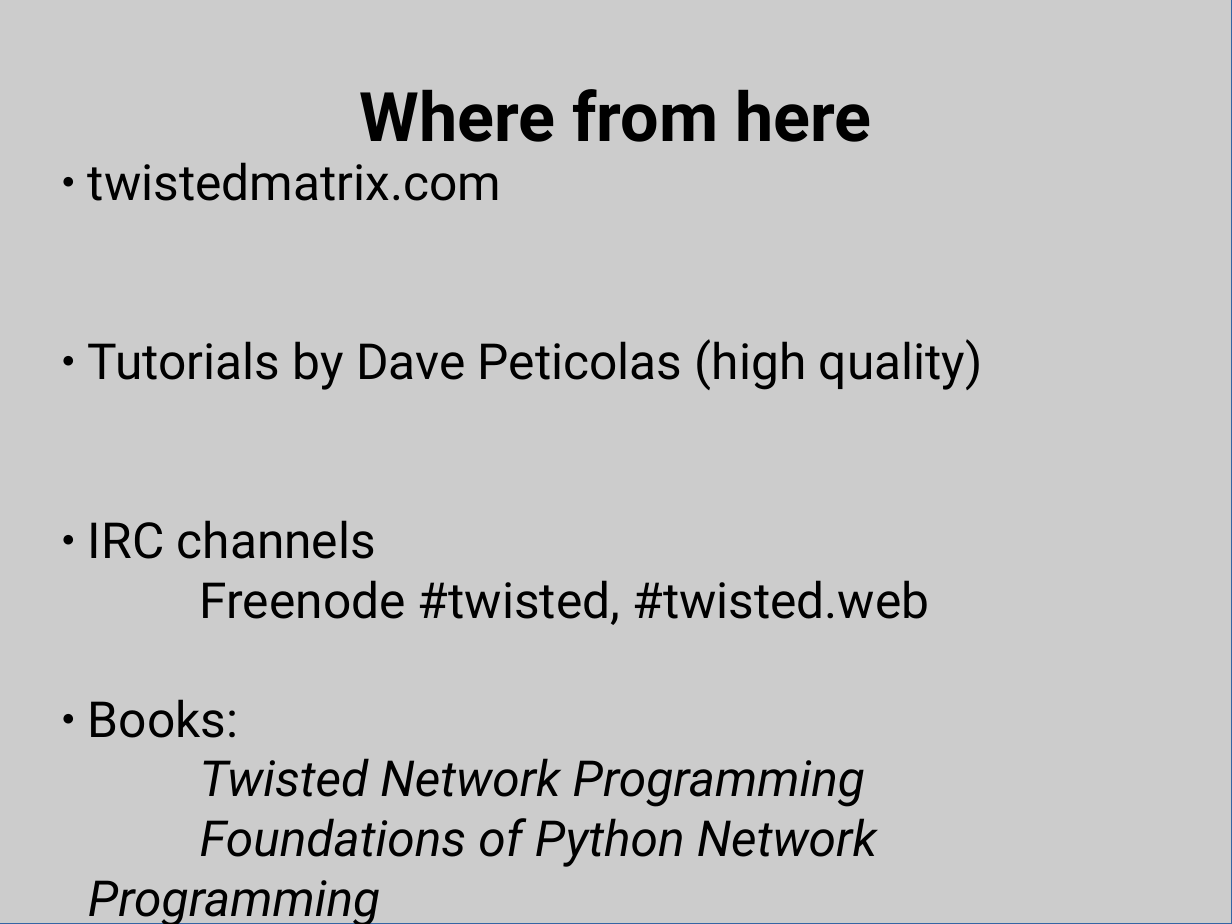
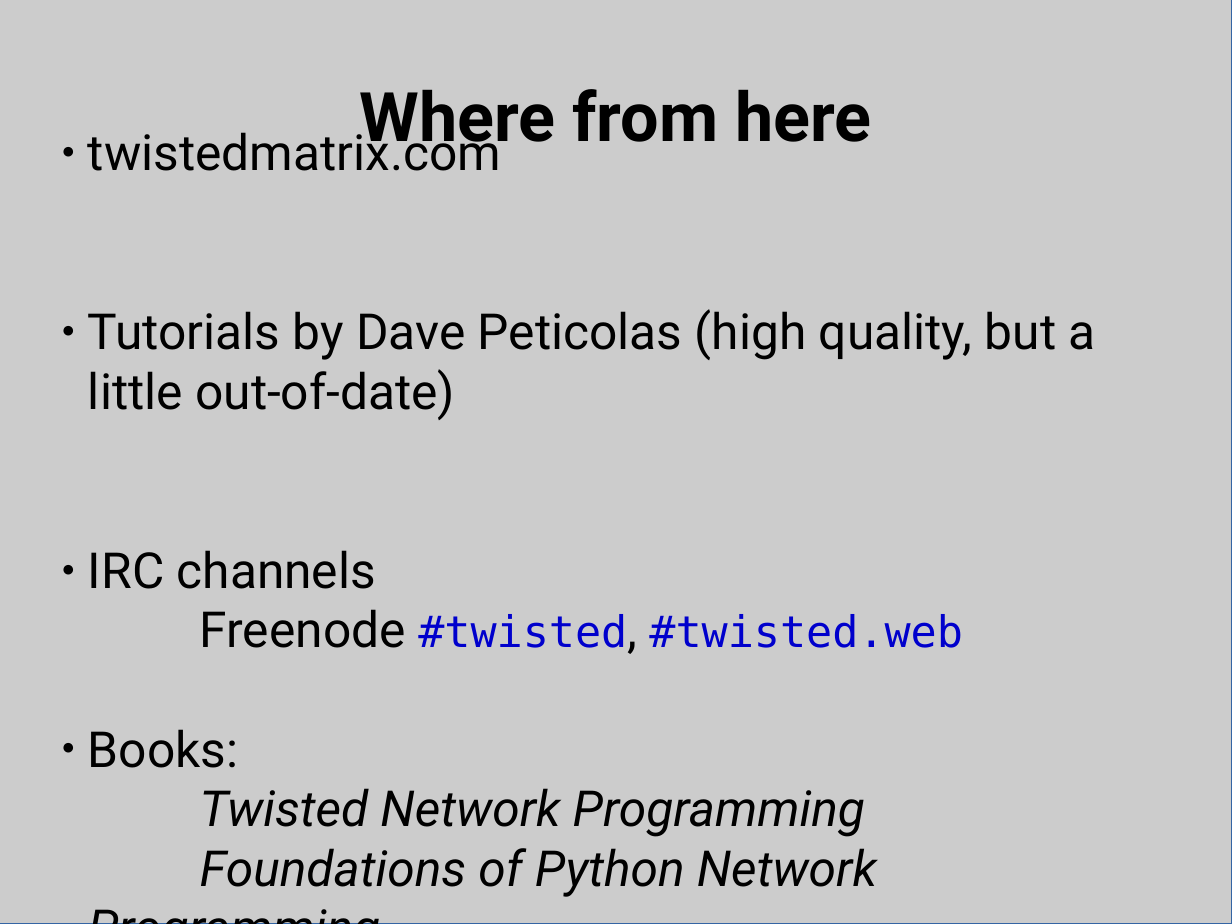
Before and after one commit to bpetering/linuxsa-talk-twisted, a slide deck: slide 27 of twisted_talk.odp (slide 15 before the commit). Drawn at 1232x924 pixels with LibreOffice and Linux fonts; fonts in the diff are those of the drawing. Boxes give left, top, right and bottom in pixels: in the first picture for what was removed or moved away, otherwise in the second. Text is boxed around its words. In the diff, an @@ line names an element or a change of style, - is before the commit and + after.

```diff
--- a/twisted_talk.odp
+++ b/twisted_talk.odp
@@ subtitle "twistedmatrix.com": place and size @@
-subtitle "twistedmatrix.com" at box(88, 162, 983, 924)
+subtitle "twistedmatrix.com" at box(88, 125, 1096, 897)
@@ subtitle at box(88, 309, 1096, 420): text changed @@
-● Tutorials by Dave Peticolas (high quality)
+● Tutorials by Dave Peticolas (high quality, but a little out-of-date)
@@ subtitle at box(200, 609, 962, 648): size 32 to 28 pt, font Roboto to DejaVu Sans Mono, text colour #000000 to #0000CC in "#twisted, #twisted.web" @@
```
Also in this commit, not shown: 9 other slides changed, 13 slides added, 1 slide removed, 4 other files.
